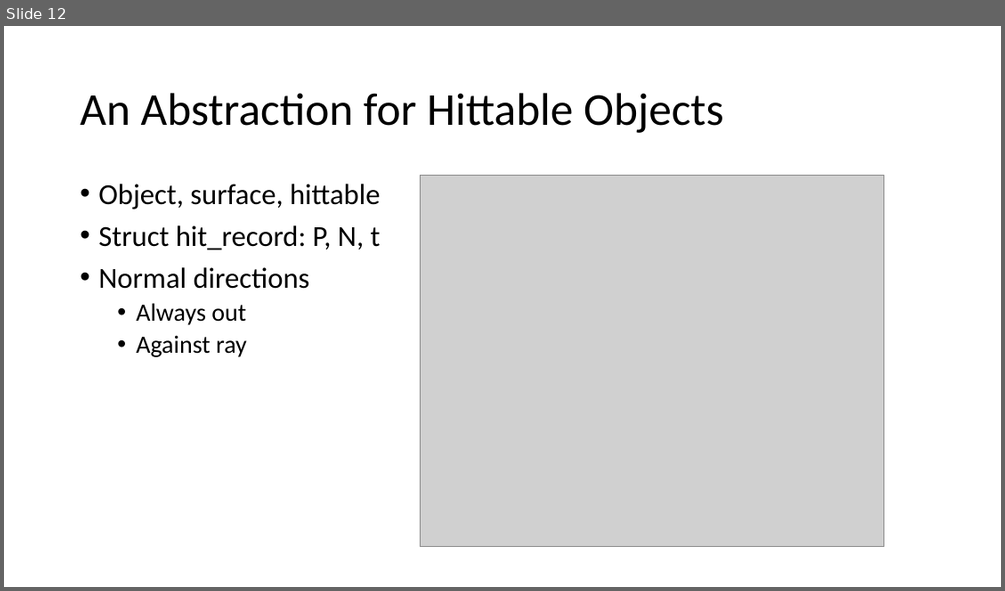
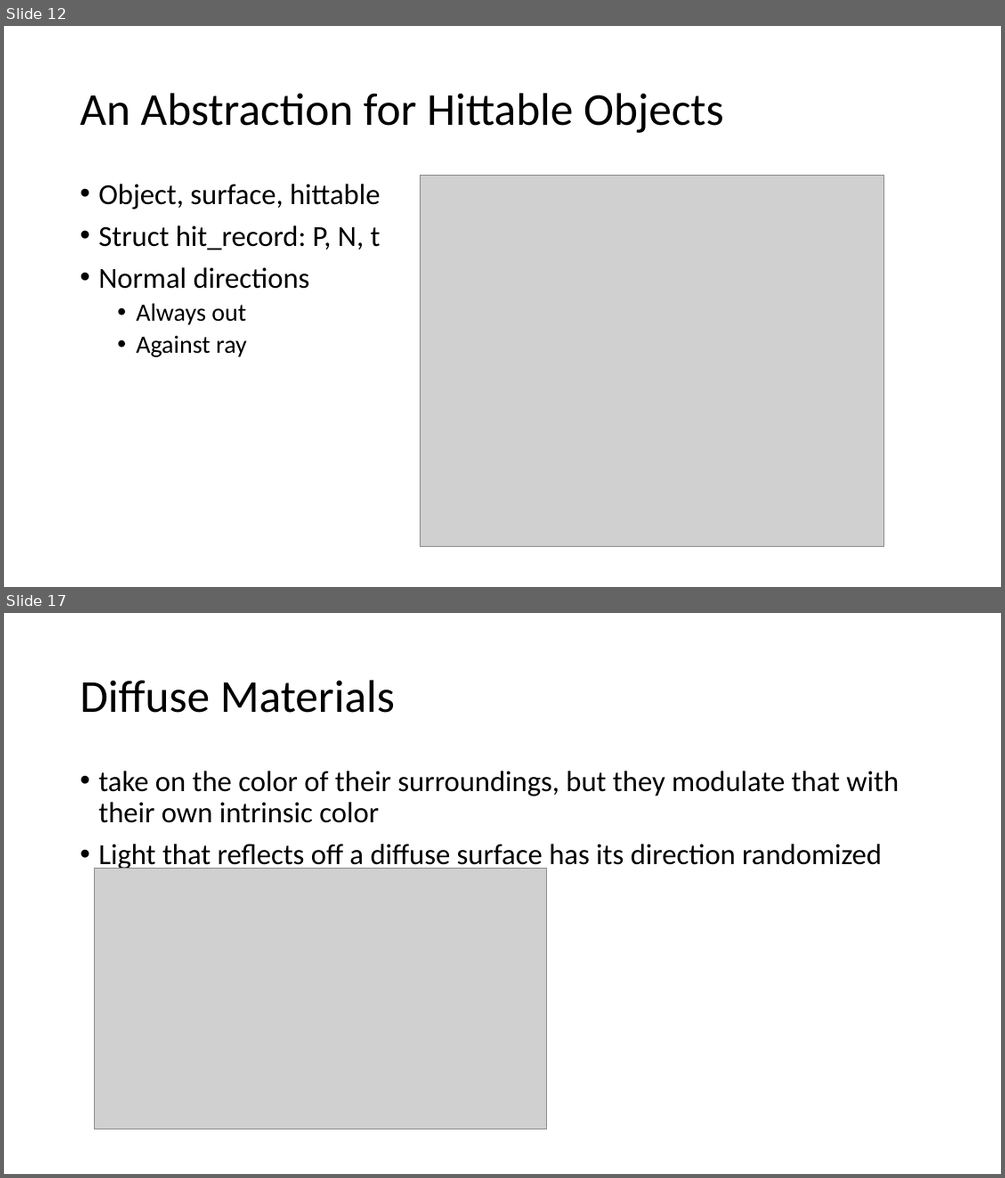
Before and after one commit to yxshi610/RayTracing, a slide deck: RayTracing.pptx. Shown one above the other, each under a label of ours: slide 12 before the commit, slides 12 and 17 after it; the slides between them are not shown. The pictures are 1005x591 and 1005x1178 pixels, drawn with LibreOffice and Linux fonts; fonts in the diff are those of the drawing; grey boxes stand for pictures. Boxes give left, top, right and bottom in pixels: in the first picture for what was removed or moved away, otherwise in the second. Text is boxed around its words. In the diff, an @@ line names an element or a change of style, - is before the commit and + after.

Commit message:
diffuse

```diff
--- a/RayTracing.pptx
+++ b/RayTracing.pptx
@@ slide 17 added at <box>4,613,1001,1174</box>, background #FFFFFF @@
@@ title added at <box>80,680,395,713</box>, 44 pt, text #000000 @@
+Diffuse Materials
@@ text added at <box>98,771,898,871</box>, 28 pt, text #000000 @@
+• take on the color of their surroundings, but they modulate that with their own intrinsic color
+• Light that reflects off a diffuse surface has its direction randomized
@@ picture added at <box>95,868,547,1130</box> @@
```
Also in this commit, not shown: 9 other slides added, 21 other files.
